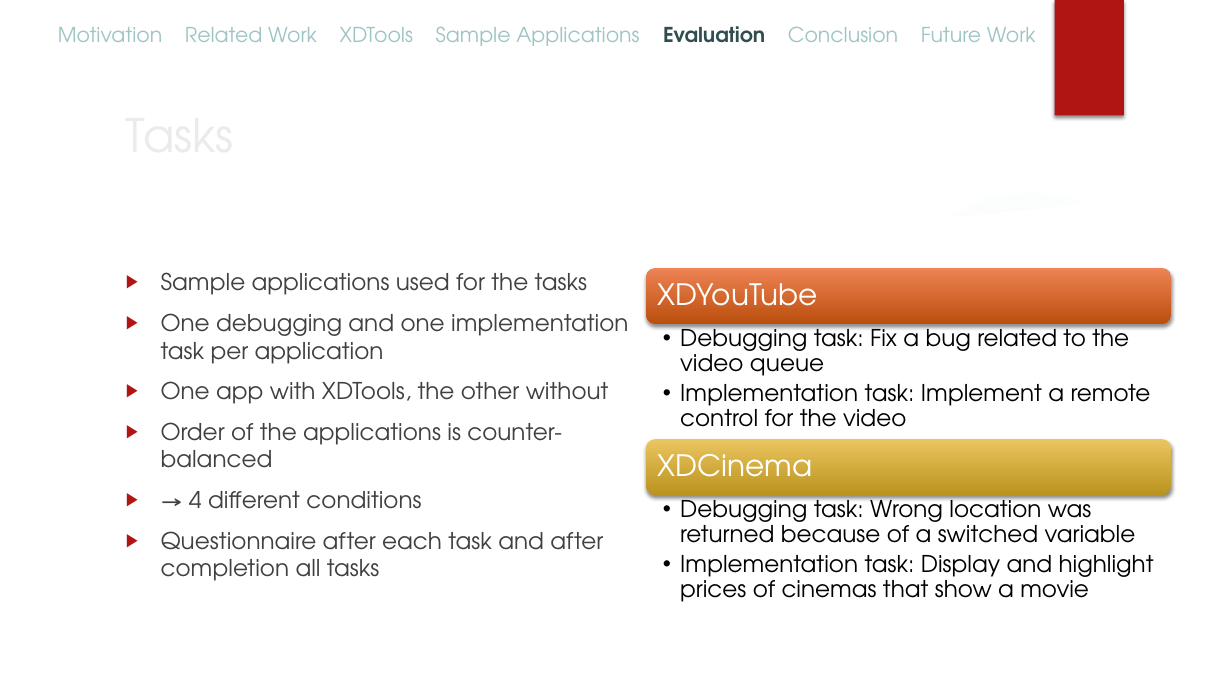
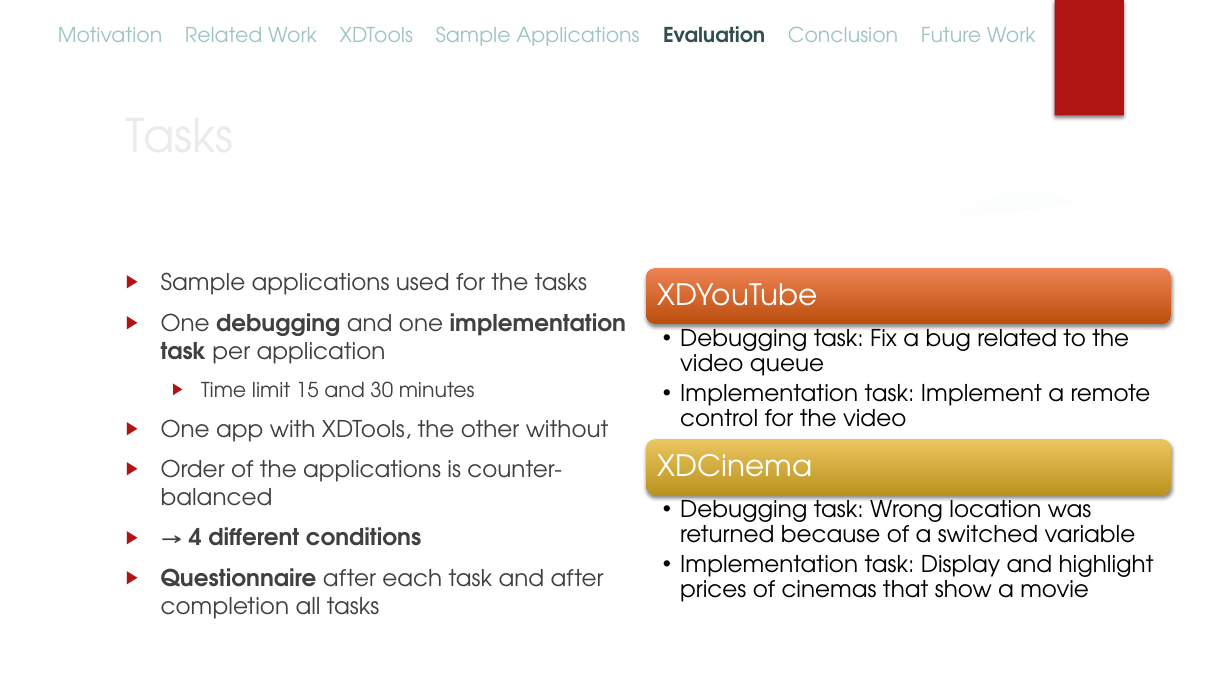
Before and after one commit to mhusm/XDTools, a slide deck: slide 20 of Presentations/Final/XDTools.pptx (slide 19 before the commit). Drawn at 1232x693 pixels with LibreOffice and Linux fonts; fonts in the diff are those of the drawing; background and template pictures are left out. Boxes give left, top, right and bottom in pixels: in the first picture for what was removed or moved away, otherwise in the second. Text is boxed around its words. In the diff, an @@ line names an element or a change of style, - is before the commit and + after.

```diff
--- a/Presentations/Final/XDTools.pptx
+++ b/Presentations/Final/XDTools.pptx
@@ text at bbox=[161, 313, 626, 619]: bold on in "debugging implementation task", "4 different conditions", "Questionnaire" @@
@@ text at bbox=[201, 381, 475, 398]: paragraph added @@
+  ▶ Time limit 15 and 30 minutes
```
Also in this commit, not shown: 16 other slides changed, 2 slides added.
